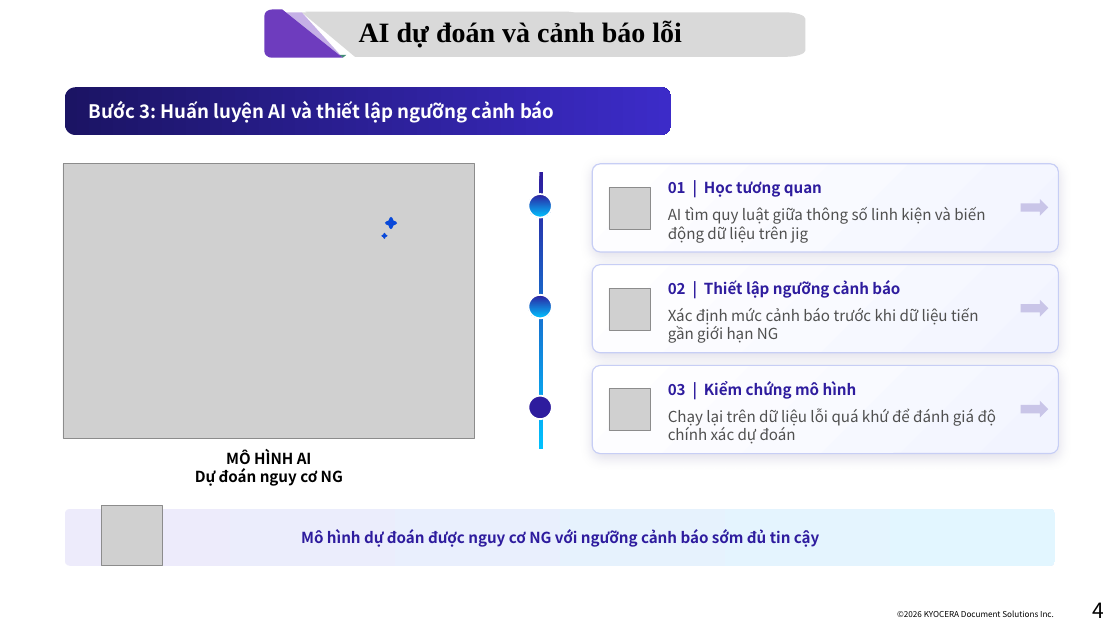
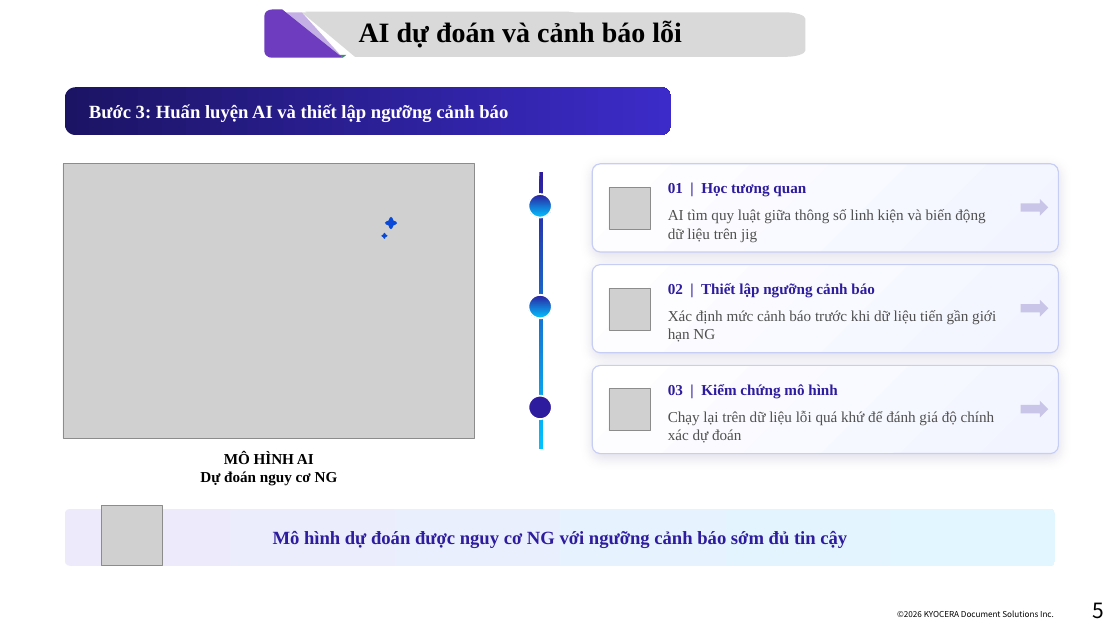
Before and after one commit to Nakazasen/AIOS_habbit, a slide deck: slide 5 of AI cảnh báo lỗi LSU.pptx (slide 4 before the commit). Drawn at 1120x630 pixels with LibreOffice and Linux fonts; fonts in the diff are those of the drawing; grey boxes stand for pictures; background and template pictures are left out. Boxes give left, top, right and bottom in pixels: in the first picture for what was removed or moved away, otherwise in the second. Text is boxed around its words. In the diff, an @@ line names an element or a change of style, - is before the commit and + after.

```diff
--- a/AI cảnh báo lỗi LSU.pptx
+++ b/AI cảnh báo lỗi LSU.pptx
@@ font Noto Sans CJK JP to Times New Roman in 8 elements at (65, 87, 671, 135), (200, 452, 338, 486), (668, 183, 806, 197), (668, 209, 985, 243), (668, 283, 875, 298), (668, 310, 996, 342), (668, 384, 837, 399), (668, 411, 995, 443) @@
@@ text "Mô hình dự đoán được ..." at (273, 531, 847, 548): size 13 to 16 pt, font Noto Sans CJK JP to Times New Roman @@
@@ page number at (1093, 602, 1105, 619): text changed @@
-4
+5
```
Also in this commit, not shown: 4 other slides changed, 2 slides added.
